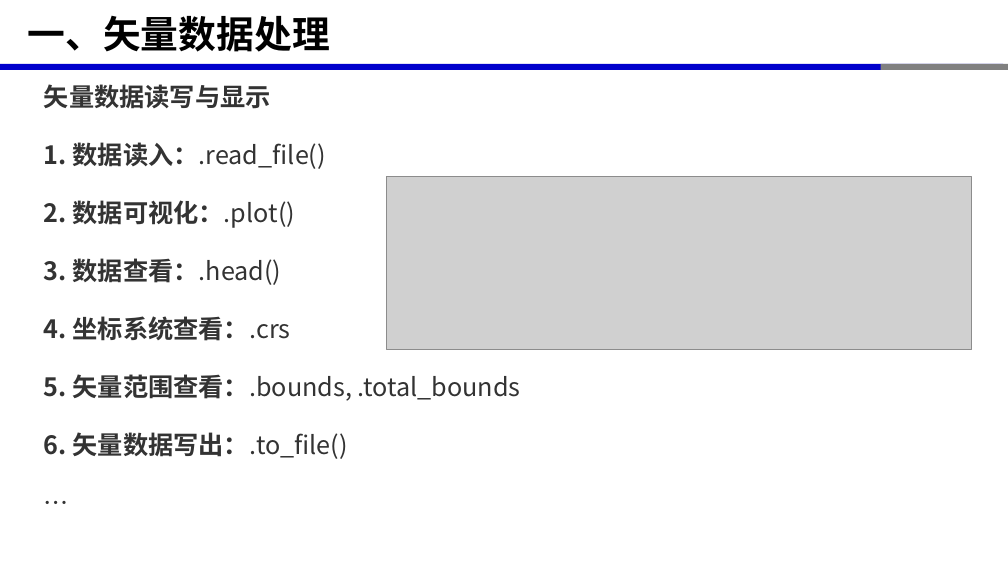
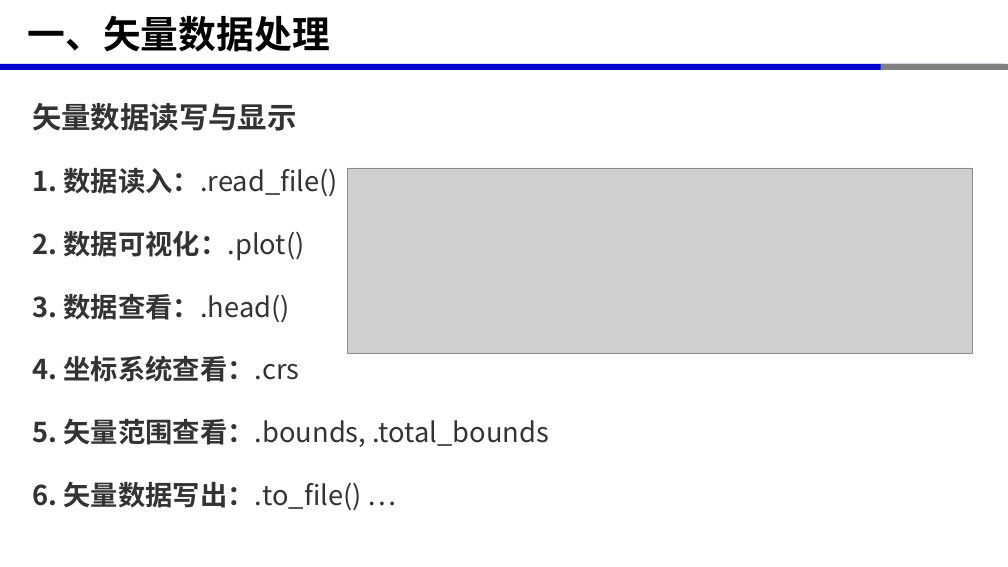
Before and after one commit to xinluo2018/open-source-gis-course, a slide deck: slide 7 of 第6章-GIS数据处理高级开源库-10课时/第6章-GIS数据处理高级开源库.pptx. Drawn at 1008x567 pixels with LibreOffice and Linux fonts; fonts in the diff are those of the drawing; grey boxes stand for pictures. Boxes give left, top, right and bottom in pixels: in the first picture for what was removed or moved away, otherwise in the second. Text is boxed around its words. In the diff, an @@ line names an element or a change of style, - is before the commit and + after.

```diff
--- a/第6章-GIS数据处理高级开源库-10课时/第6章-GIS数据处理高级开源库.pptx
+++ b/第6章-GIS数据处理高级开源库-10课时/第6章-GIS数据处理高级开源库.pptx
@@ text "矢量数据读写与显示": place and size @@
-text "矢量数据读写与显示" at [44, 84, 521, 459]
+text "矢量数据读写与显示" at [32, 103, 549, 510]
@@ text at [32, 103, 549, 447]: size 24 to 28 pt in "矢量数据读写与显示"; size 24 to 26 pt in "1. 数据读入：.read_file()", "2. 数据可视化：.plot()", "3. 数据查看：.head()", "4. 坐标系统查看：.crs" and 1 more places; line spacing 1 to 1.5; more space between paragraphs @@
@@ picture: place and size @@
-picture at [386, 177, 972, 350]
+picture at [348, 168, 973, 353]
@@ text at [32, 481, 361, 510]: text changed; size 24 to 26 pt @@
-6. 矢量数据写出：.to_file()
-…
+6. 矢量数据写出：.to_file() …
```
Also in this commit, not shown: 17 other slides changed, 1 slide added, 35 other files.
